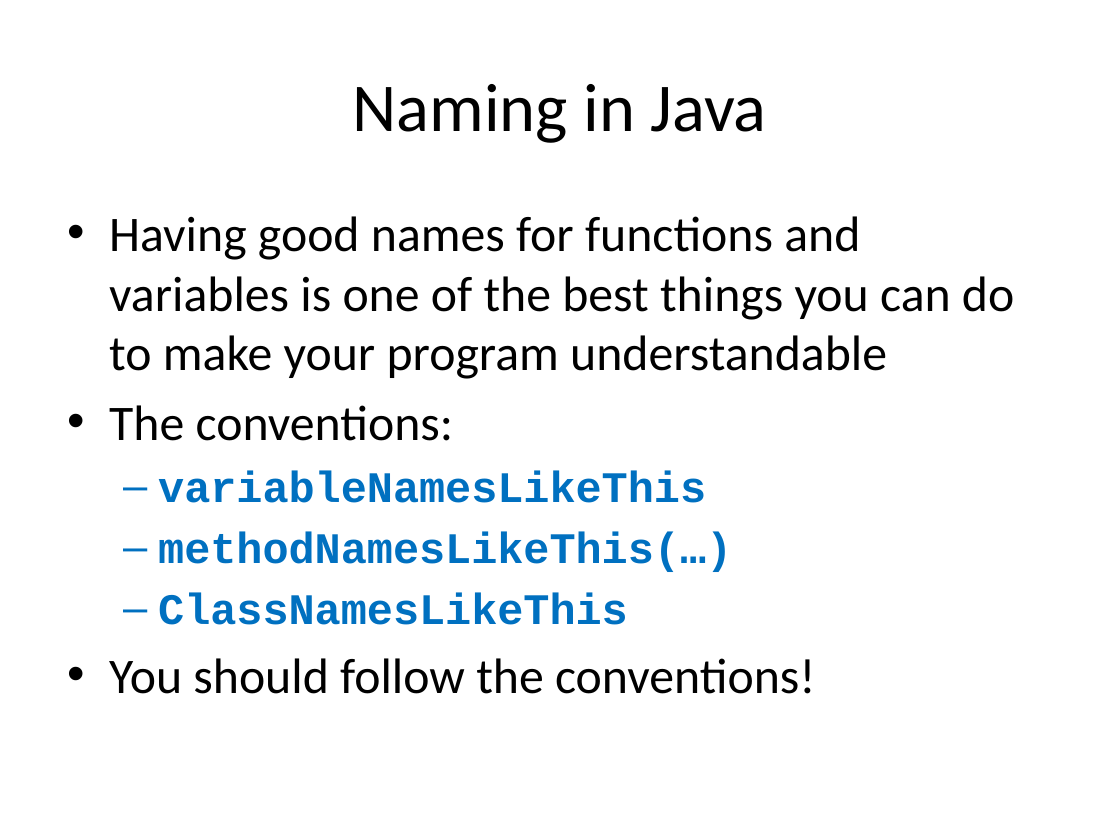
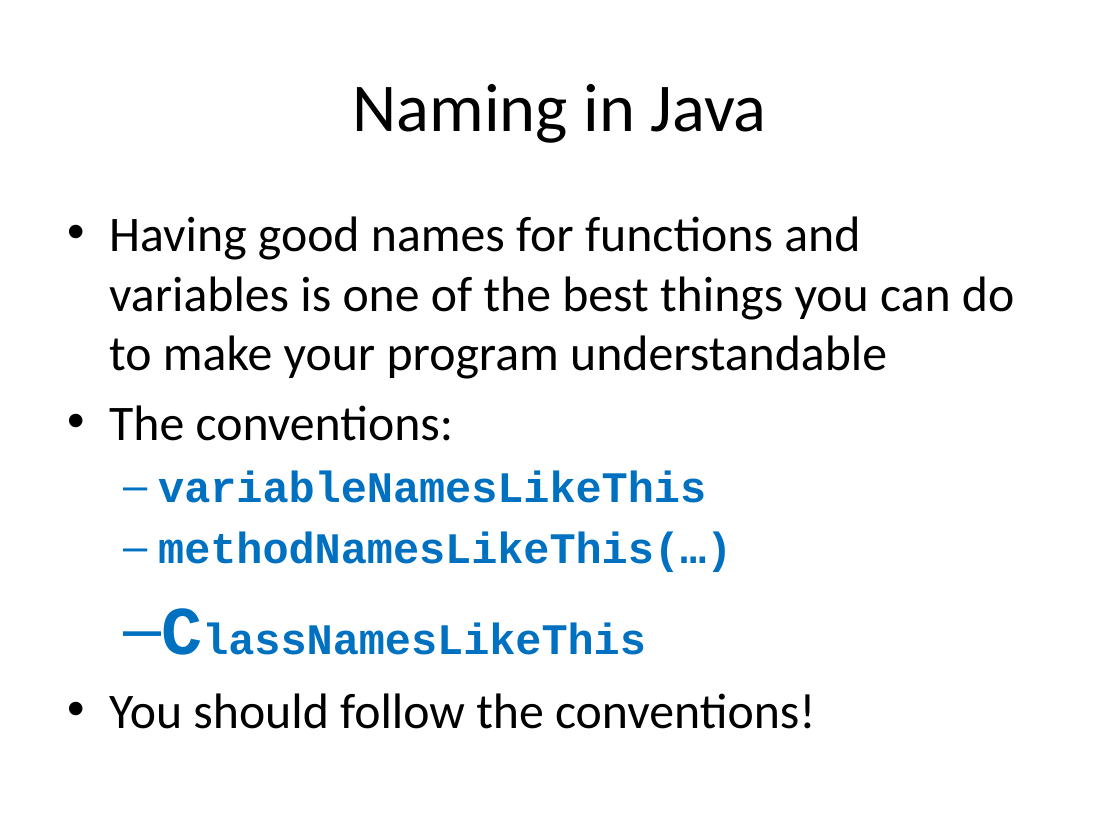
Before and after one commit to RHIT-CSSE/csse220, a slide deck: slide 5 of ClassMaterials/ObjectIntroAndMisc/Slides/ObjectIntroAndMisc.pptx (slide 4 before the commit). Drawn at 1120x840 pixels with LibreOffice and Linux fonts; fonts in the diff are those of the drawing. Boxes give left, top, right and bottom in pixels: in the first picture for what was removed or moved away, otherwise in the second. Text is boxed around its words. In the diff, an @@ line names an element or a change of style, - is before the commit and + after.

Commit message:
adding updated slides

```diff
--- a/ClassMaterials/ObjectIntroAndMisc/Slides/ObjectIntroAndMisc.pptx
+++ b/ClassMaterials/ObjectIntroAndMisc/Slides/ObjectIntroAndMisc.pptx
@@ text "Having good names for functions ..." at bbox=[109, 216, 1014, 729]: size 28 to 44 pt in "ClassNamesLikeThis" @@
```
Also in this commit, not shown: 3 slides added.
